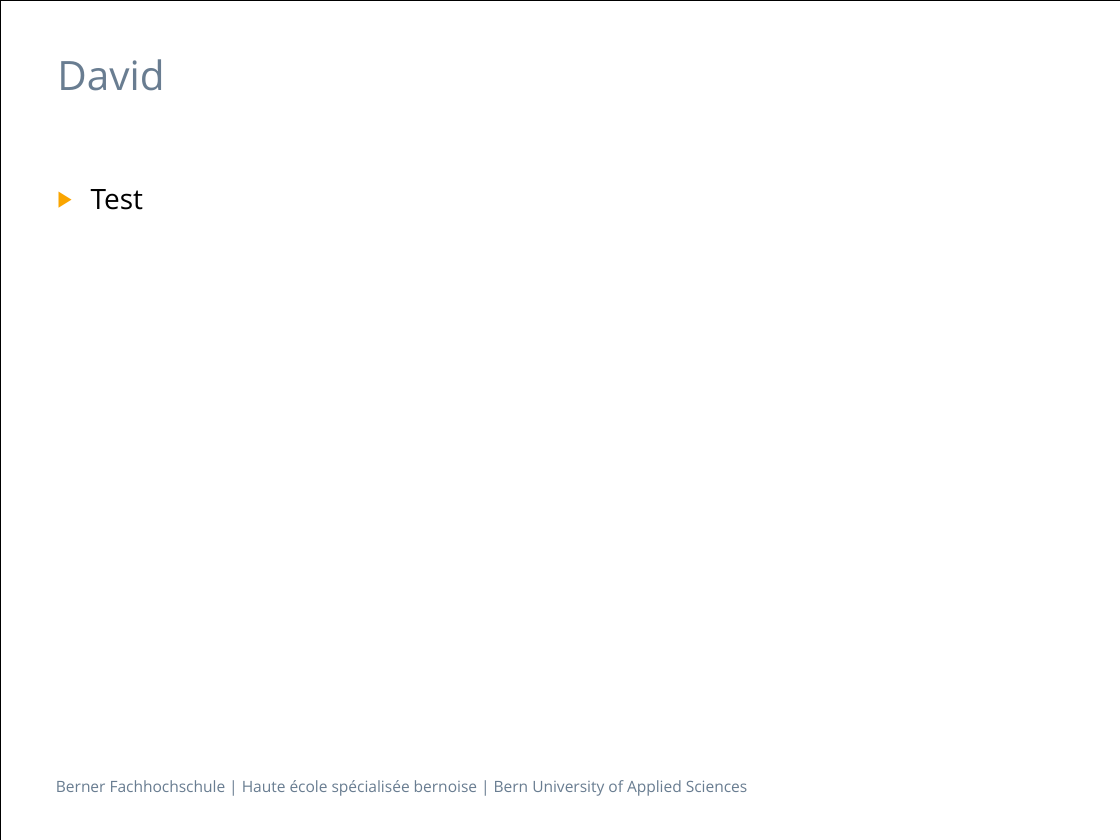
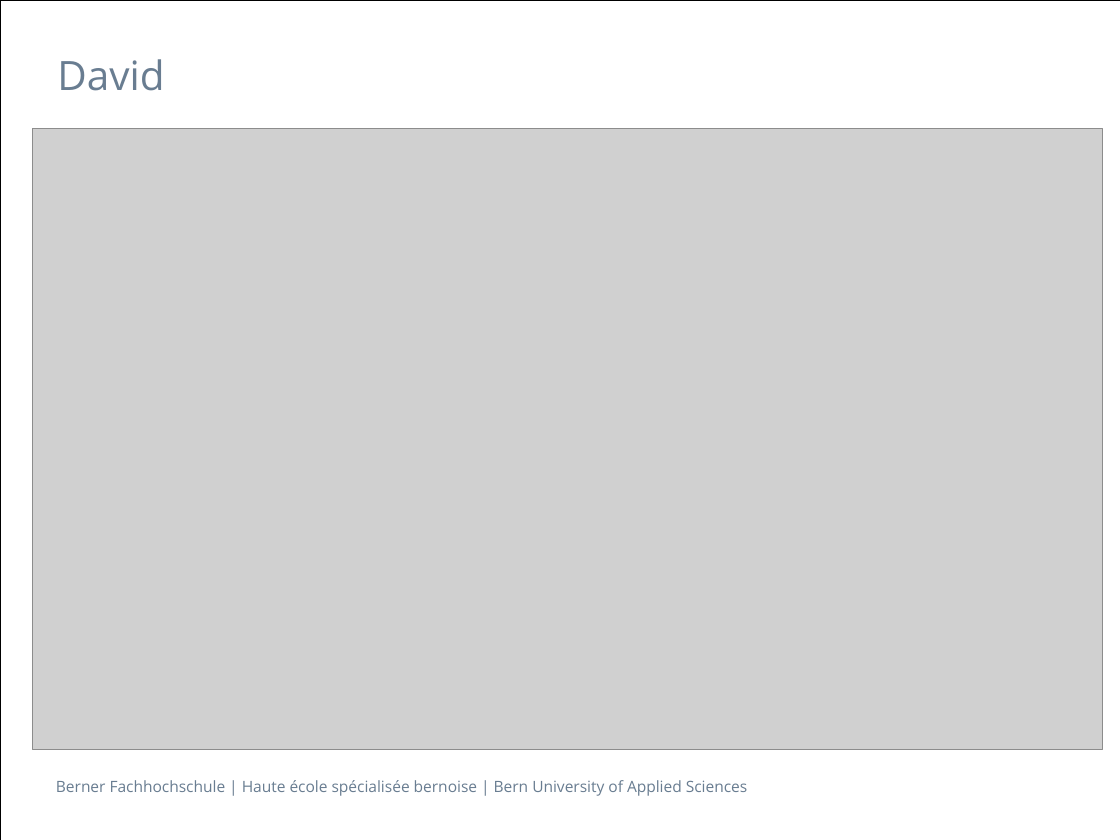
Before and after one commit to swisszeni/ch.bfh.btx8081.w2014.red, a slide deck: slide 9 of doc/finalPresentation/Praesentation_BFH_2013 copy.pptx. Drawn at 1120x840 pixels with LibreOffice and Linux fonts; fonts in the diff are those of the drawing; grey boxes stand for pictures. Boxes give left, top, right and bottom in pixels: in the first picture for what was removed or moved away, otherwise in the second. Text is boxed around its words. In the diff, an @@ line names an element or a change of style, - is before the commit and + after.

```diff
--- a/doc/finalPresentation/Praesentation_BFH_2013 copy.pptx
+++ b/doc/finalPresentation/Praesentation_BFH_2013 copy.pptx
@@ picture added at [32, 129, 1102, 750] @@
@@ text removed at [91, 189, 143, 210] @@
-▶ Test
```
Also in this commit, not shown: 1 other file.
